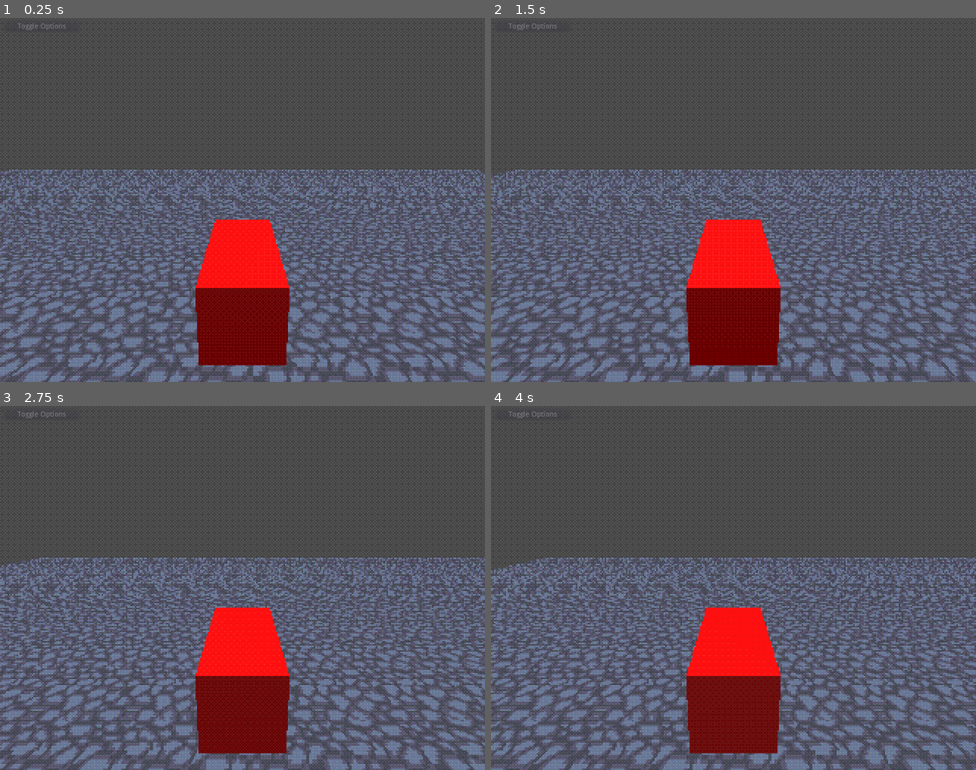
Above: before the commit, frames 1-4 (two rows, left to right).
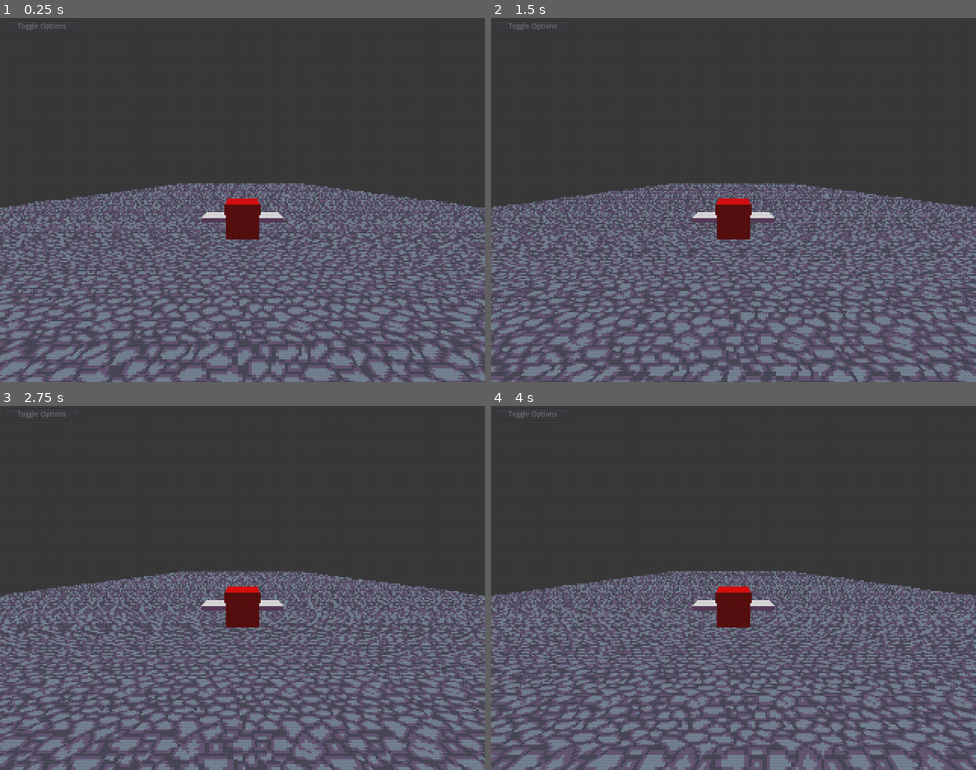
Above: after the commit, the same moments.

Repository: RamilHinshaw/ICT-Gamejam-SU-2022
Game: Godot game, scene res://post_process/pp_stack.tscn
The game is run twice, just before and just after one commit, with the same random seed, the same clock (stepped at 60 frames per second) and the same inputs.
Inputs:
- Up to frame 1 (0.25 s): no input
- Up to frame 2 (1.5 s): tap Enter (ui_accept) at 0.5, 0.77 s
- Up to frame 3 (2.75 s): tap Enter (ui_accept) at 1.52 s
- Up to frame 4 (4 s): tap Enter (ui_accept) at 3.02, 3.77 s

The runs differ from the first frame. In frame 1, 51% of the frame differs, in the area x 0-100%, y 0-100%; in frame 2, 50%; in frame 3, 51%; in frame 4, 51%.

Commit message:
updated initial

Diff:
--- a/post_process/pp_dither.tres
+++ b/post_process/pp_dither.tres
@@ -6,5 +6,5 @@
 [resource]
 shader = ExtResource( 1 )
 shader_param/col_depth = 15.0
-shader_param/dither_banding = true
+shader_param/dither_banding = false
 shader_param/dither_tex = ExtResource( 2 )
--- a/post_process/pp_lcd_mat.tres
+++ b/post_process/pp_lcd_mat.tres
@@ -4,6 +4,6 @@
 
 [resource]
 shader = ExtResource( 1 )
-shader_param/enabled = false
-shader_param/lcd_opacity = 0.5
-shader_param/scanline_gap = 4
+shader_param/enabled = true
+shader_param/lcd_opacity = 0.23
+shader_param/scanline_gap = 6
--- a/post_process/pp_stack.tscn
+++ b/post_process/pp_stack.tscn
@@ -96,14 +96,15 @@
 
 [node name="Player" type="KinematicBody" parent="PSXLayer/BlurPostProcess/Viewport/LCDOverlay/Viewport/DitherBanding/Viewport"]
 script = ExtResource( 9 )
+motion = Vector3( 0, 0, 3 )
 
 [node name="Camera" type="Camera" parent="PSXLayer/BlurPostProcess/Viewport/LCDOverlay/Viewport/DitherBanding/Viewport/Player"]
-transform = Transform( -1, 0, -8.74228e-08, -2.23967e-08, 0.966627, 0.256188, 8.45052e-08, 0.256188, -0.966627, 0, 3.3264, -3.23596 )
+transform = Transform( -1, -7.98717e-09, 8.70572e-08, 0, 0.995818, 0.0913626, -8.74228e-08, 0.0913626, -0.995818, 0, 2.622, -7.947 )
 current = true
-fov = 68.1243
+fov = 67.3
 
 [node name="CollisionPolygon" type="CollisionPolygon" parent="PSXLayer/BlurPostProcess/Viewport/LCDOverlay/Viewport/DitherBanding/Viewport/Player"]
-transform = Transform( -3.61292e-08, 0, 0.826539, 0, 0.156986, 0, -0.826539, 0, -3.61292e-08, -0.127219, 1.06515, -0.662588 )
+transform = Transform( -4.52018e-08, 0, 1.12999, 0, 0.182188, 0, -1.0341, 0, -4.93933e-08, -0.187877, 1.06515, -0.662588 )
 polygon = PoolVector2Array( -0.663166, 3.19723 )
 
 [node name="MeshInstance" type="MeshInstance" parent="PSXLayer/BlurPostProcess/Viewport/LCDOverlay/Viewport/DitherBanding/Viewport/Player"]
@@ -117,15 +118,54 @@
 mesh = SubResource( 6 )
 material/0 = null
 
+[node name="MeshInstance2" type="MeshInstance" parent="PSXLayer/BlurPostProcess/Viewport/LCDOverlay/Viewport/DitherBanding/Viewport/Player/MeshInstance"]
+transform = Transform( 0.5104, 0, -3.78233e-08, 0, 0.159723, 0, -1.89148e-07, 0, 2.44542, 0.255975, 0, 2.50215e-08 )
+mesh = SubResource( 6 )
+material/0 = null
+
 [node name="World" type="Spatial" parent="."]
 
 [node name="Floor" type="MeshInstance" parent="World"]
+transform = Transform( 1.00176, 0, 0, 0, 1.00176, 0, 0, 0, 1.00176, 0, 0, 0 )
 mesh = SubResource( 3 )
 material/0 = ExtResource( 4 )
 
 [node name="FloorBody" type="StaticBody" parent="World/Floor"]
 
 [node name="CollisionShape" type="CollisionShape" parent="World/Floor/FloorBody"]
+transform = Transform( 1, 0, 0, 0, 1, 0, 0, 0, 1, 0, -0.993481, 0 )
+shape = SubResource( 4 )
+
+[node name="Floor2" type="MeshInstance" parent="World"]
+transform = Transform( 1.00176, 0, 0, 0, 1.00176, 0, 0, 0, 1.00176, 0, 0, 39.9976 )
+mesh = SubResource( 3 )
+material/0 = ExtResource( 4 )
+
+[node name="FloorBody" type="StaticBody" parent="World/Floor2"]
+
+[node name="CollisionShape" type="CollisionShape" parent="World/Floor2/FloorBody"]
+transform = Transform( 1, 0, 0, 0, 1, 0, 0, 0, 1, 0, -0.993481, 0 )
+shape = SubResource( 4 )
+
+[node name="Floor3" type="MeshInstance" parent="World"]
+transform = Transform( 1.00176, 0, 0, 0, 1.00176, 0, 0, 0, 1.00176, 0, 0, 79.7189 )
+mesh = SubResource( 3 )
+material/0 = ExtResource( 4 )
+
+[node name="FloorBody" type="StaticBody" parent="World/Floor3"]
+
+[node name="CollisionShape" type="CollisionShape" parent="World/Floor3/FloorBody"]
+transform = Transform( 1, 0, 0, 0, 1, 0, 0, 0, 1, 0, -0.993481, 0 )
+shape = SubResource( 4 )
+
+[node name="Floor4" type="MeshInstance" parent="World"]
+transform = Transform( 1.00176, 0, 0, 0, 1.00176, 0, 0, 0, 1.00176, 0, 0, 119.717 )
+mesh = SubResource( 3 )
+material/0 = ExtResource( 4 )
+
+[node name="FloorBody" type="StaticBody" parent="World/Floor4"]
+
+[node name="CollisionShape" type="CollisionShape" parent="World/Floor4/FloorBody"]
 transform = Transform( 1, 0, 0, 0, 1, 0, 0, 0, 1, 0, -0.993481, 0 )
 shape = SubResource( 4 )
 
--- a/scripts/Player.gd
+++ b/scripts/Player.gd
@@ -1,7 +1,8 @@
 extends KinematicBody
 
 
-var motion = Vector3.ZERO
+export var acceleration:float = 512
+export var motion:Vector3 = Vector3.ZERO
 
 # Declare member variables here. Examples:
 # var a = 2
@@ -13,7 +14,6 @@
 	pass # Replace with function body.
 
 func _process(delta):
-	motion.x = 1
 	move_and_slide(motion, Vector3.UP)
 
 # Called every frame. 'delta' is the elapsed time since the previous frame.
--- a/world/floor.tres
+++ b/world/floor.tres
@@ -5,8 +5,8 @@
 
 [resource]
 shader = ExtResource( 1 )
-shader_param/precision_multiplier = 0.6
-shader_param/modulate_color = Color( 0.662745, 0.701961, 0.796078, 1 )
+shader_param/precision_multiplier = 1.0
+shader_param/modulate_color = Color( 0.811765, 0.839216, 0.901961, 1 )
 shader_param/uv_scale = Vector2( 24, 24 )
 shader_param/uv_offset = Vector2( 0, 0 )
 shader_param/uv_pan_velocity = Vector2( 0, 0 )
